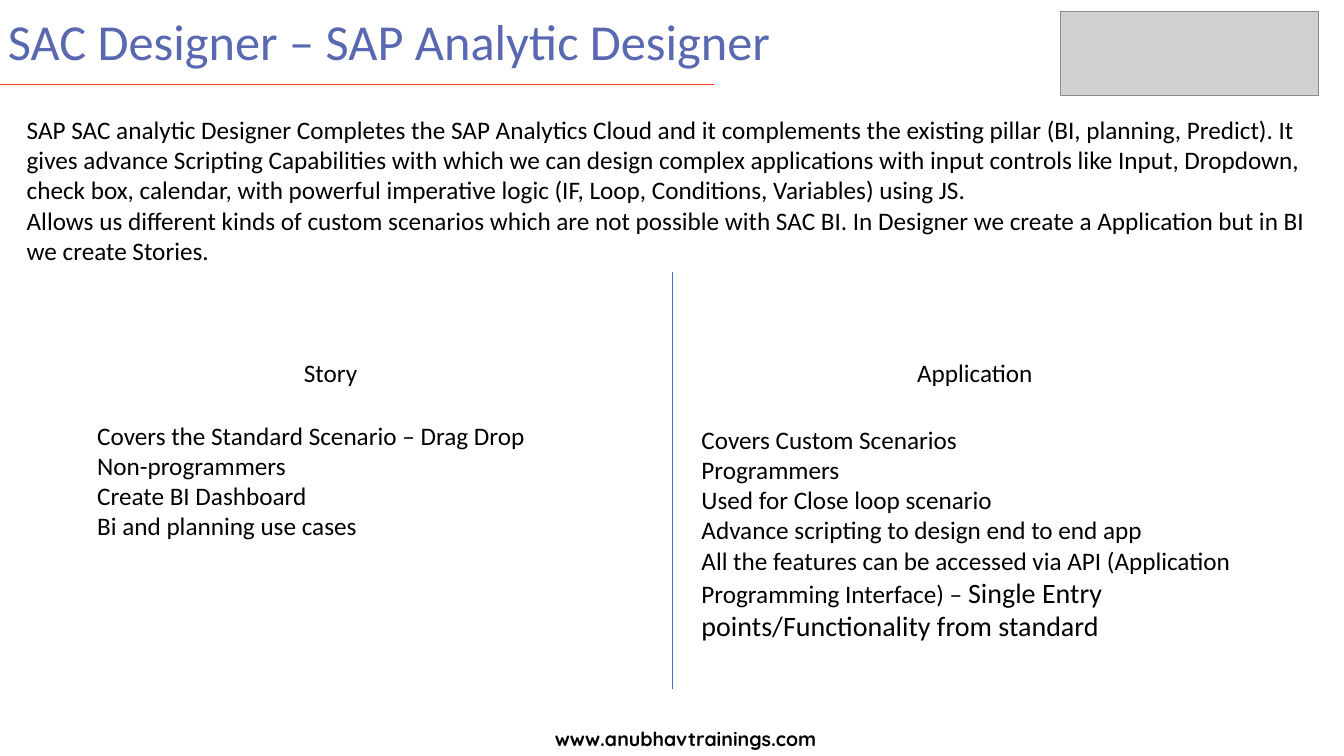
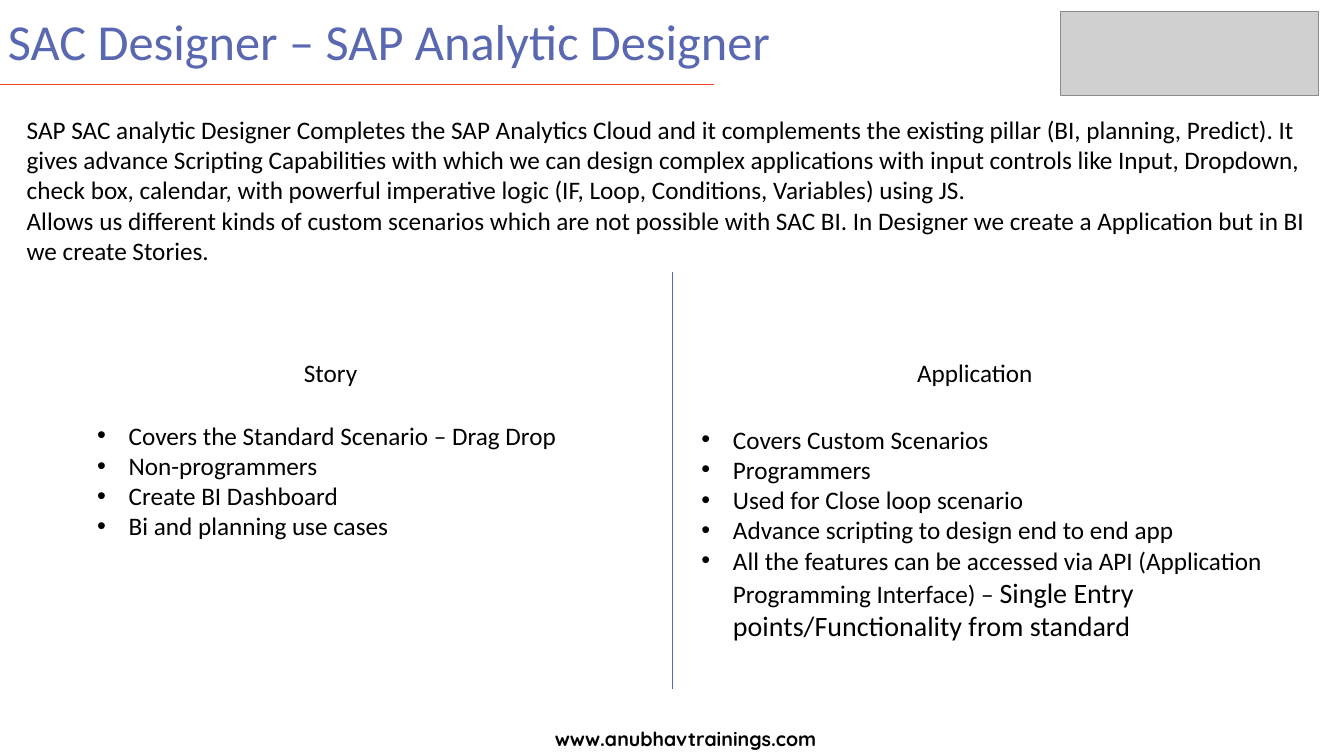
Before and after one commit to soyuztechnologies/SAC_SaamaTechnologies, a slide deck: slide 3 of day 10/SAC_Training Day 10.pptx. Drawn at 1344x756 pixels with LibreOffice and Linux fonts; fonts in the diff are those of the drawing; grey boxes stand for pictures. Boxes give left, top, right and bottom in pixels: in the first picture for what was removed or moved away, otherwise in the second. Text is boxed around its words. In the diff, an @@ line names an element or a change of style, - is before the commit and + after.

```diff
--- a/day 10/SAC_Training Day 10.pptx
+++ b/day 10/SAC_Training Day 10.pptx
@@ text "Covers the Standard Scenario – ..." at [129,427,555,540]: bullet none to • @@
@@ text "Covers Custom Scenarios" at [733,431,1261,641]: bullet none to • @@
```
Also in this commit, not shown: 1 other slide changed.
